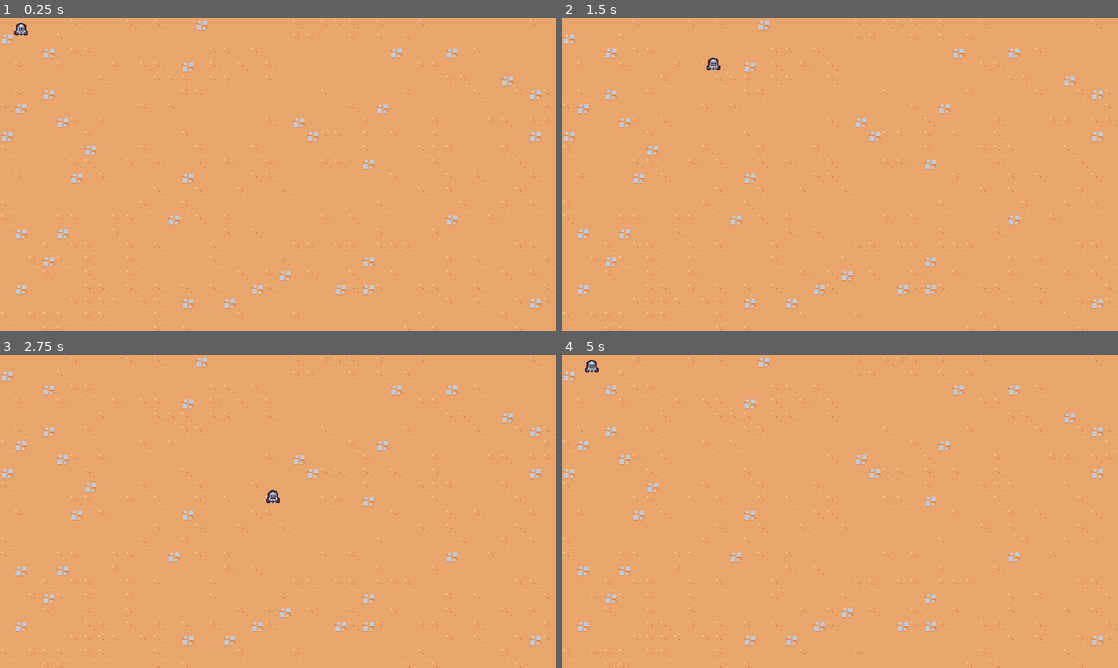
Above: before the commit, frames 1-4 (two rows, left to right).
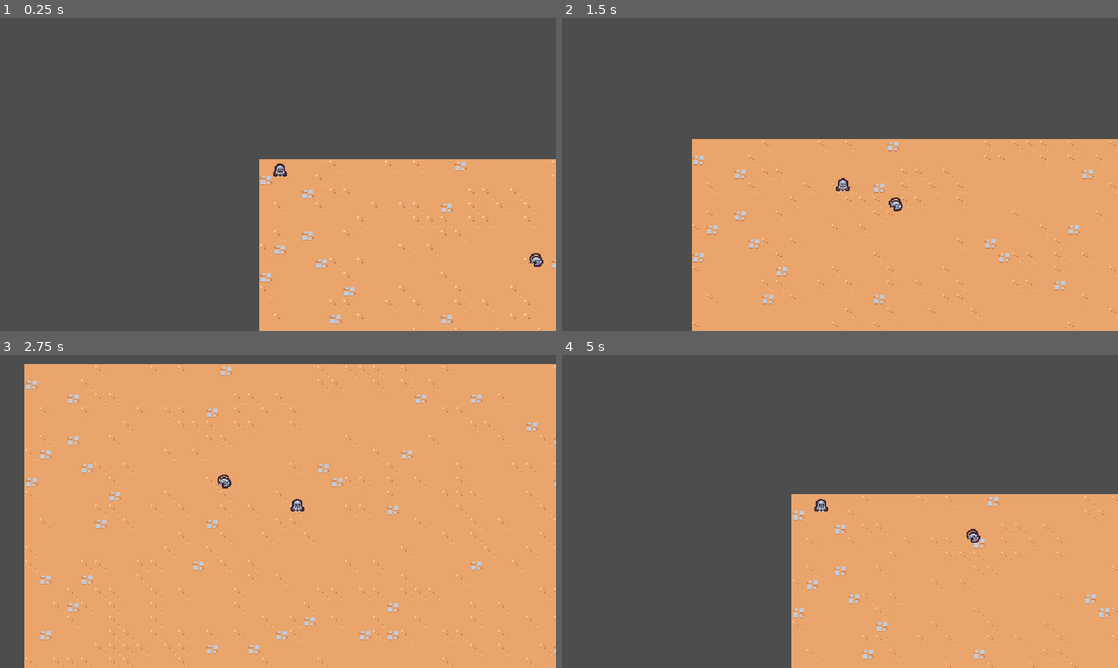
Above: after the commit, the same moments.

Repository: migalvalm/vampire-survivors-clone
Game: Godot game, scene res://scenes/main/main.tscn
Same seed, same stepped clock (60 frames per second), same inputs: the game is played once before the commit and once after it.
Inputs:
- Up to frame 1 (0.25 s): no input
- Up to frame 2 (1.5 s): hold D (move_right) 0.53-1.28 s; hold S (move_down) from 1.28 s (still down)
- Up to frame 3 (2.75 s): release S (move_down) at 2.03 s; hold D (move_right) from 2.03 s (still down)
- Up to frame 4 (5 s): release D (move_right) at 2.78 s; hold W (move_up) 2.78-3.53 s; hold A (move_left) from 3.53 s (still down)

The runs differ from the first frame. In frame 1, 72% of the frame differs, in the area x 0-100%, y 0-100%; in frame 2, 55%; in frame 3, 11%; in frame 4, 69%.

Commit message:
Finishi Section 1 & Start Section 2
- Game Camera
- Creating a Rat Enemy

Diff:
--- a/project.godot
+++ b/project.godot
@@ -27,6 +27,11 @@
 
 enabled=PackedStringArray()
 
+[gui]
+
+theme/default_font_antialiasing=2
+theme/default_font_hinting=2
+
 [input]
 
 move_left={
--- /dev/null
+++ b/scenes/basic_enemy/basic_enemy.gd
@@ -0,0 +1,19 @@
+extends CharacterBody2D
+
+const MAX_SPEED = 75
+
+func _ready() -> void:
+	pass
+
+func _process(delta: float) -> void:
+	var direction = get_direction_to_player()
+	velocity = direction * MAX_SPEED
+	move_and_slide()
+
+func get_direction_to_player() -> Vector2:
+	var player_node = get_tree().get_first_node_in_group('player')
+
+	if player_node != null:
+		return (player_node.global_position - global_position).normalized()
+
+	return Vector2.ZERO
--- /dev/null
+++ b/scenes/basic_enemy/basic_enemy.tscn
@@ -0,0 +1,19 @@
+[gd_scene load_steps=4 format=3 uid="uid://sw7fmft0o4po"]
+
+[ext_resource type="Texture2D" uid="uid://dq4apm2yeomim" path="res://scenes/basic_enemy/basic_enemy.png" id="1_6s0dx"]
+[ext_resource type="Script" path="res://scenes/basic_enemy/basic_enemy.gd" id="1_huj3o"]
+
+[sub_resource type="CircleShape2D" id="CircleShape2D_c7som"]
+radius = 5.09902
+
+[node name="BasicEnemy" type="CharacterBody2D"]
+collision_layer = 0
+script = ExtResource("1_huj3o")
+
+[node name="Sprite2D" type="Sprite2D" parent="."]
+texture = ExtResource("1_6s0dx")
+offset = Vector2(0, -4)
+
+[node name="CollisionShape2D" type="CollisionShape2D" parent="."]
+position = Vector2(0, -5)
+shape = SubResource("CircleShape2D_c7som")
--- a/scenes/game_camera/game_camera.gd
+++ b/scenes/game_camera/game_camera.gd
@@ -1,9 +1,18 @@
 extends Camera2D
+
+const SMOOTHNESS = 10
+var target_position = Vector2.ZERO
+
 
 func _ready() -> void:
 	make_current()
 
+func _process(delta: float) -> void:
+	acquire_target()
+	global_position = global_position.lerp(target_position, 1.0 - exp(-delta * SMOOTHNESS))
 
-# Called every frame. 'delta' is the elapsed time since the previous frame.
-func _process(delta: float) -> void:
-	pass
+func acquire_target():
+	var player_nodes = get_tree().get_nodes_in_group('player')
+	if player_nodes.size() > 0:
+		var player = player_nodes[0] as Node2D
+		target_position = player.global_position
--- a/scenes/main/main.tscn
+++ b/scenes/main/main.tscn
@@ -1,9 +1,13 @@
-[gd_scene load_steps=3 format=3 uid="uid://bbq2738yt036t"]
+[gd_scene load_steps=5 format=3 uid="uid://bbq2738yt036t"]
 
 [ext_resource type="PackedScene" uid="uid://b6s4rofjfv7rr" path="res://scenes/player/player.tscn" id="1_gavi6"]
 [ext_resource type="TileSet" uid="uid://bi1cr8sj75vwr" path="res://resources/tileset.tres" id="1_osvoo"]
+[ext_resource type="PackedScene" uid="uid://cfywpck6schl3" path="res://scenes/game_camera/game_camera.tscn" id="1_v5cwt"]
+[ext_resource type="PackedScene" uid="uid://sw7fmft0o4po" path="res://scenes/basic_enemy/basic_enemy.tscn" id="4_mh0vw"]
 
 [node name="Main" type="Node"]
+
+[node name="GameCamera" parent="." instance=ExtResource("1_v5cwt")]
 
 [node name="TileMap" type="TileMap" parent="."]
 tile_set = ExtResource("1_osvoo")
@@ -12,3 +16,6 @@
 
 [node name="Player" parent="." instance=ExtResource("1_gavi6")]
 position = Vector2(24, 20)
+
+[node name="BasicEnemy" parent="." instance=ExtResource("4_mh0vw")]
+position = Vector2(337, 126)
--- a/scenes/player/player.gd
+++ b/scenes/player/player.gd
@@ -1,4 +1,5 @@
 extends CharacterBody2D
+class_name Player
 
 const MAX_SPEED = 200
 
--- a/scenes/player/player.tscn
+++ b/scenes/player/player.tscn
@@ -7,6 +7,7 @@
 radius = 5.0
 
 [node name="Player" type="CharacterBody2D" groups=["player"]]
+collision_layer = 0
 script = ExtResource("1_x14sp")
 
 [node name="Sprite2D" type="Sprite2D" parent="."]
Binary file added: scenes/basic_enemy/basic_enemy.png
Not shown, added: scenes/basic_enemy/basic_enemy.png.import
